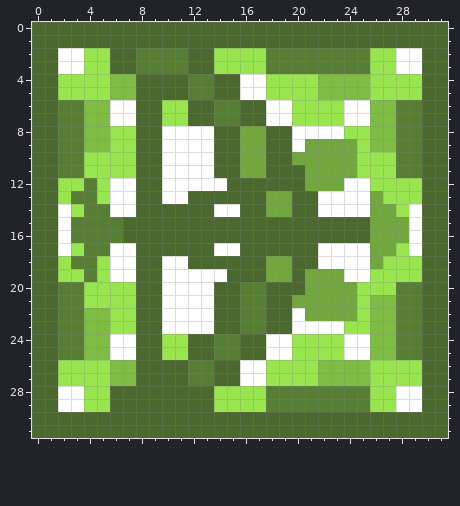
Pixel-art file, stored at aseprite files/class/druid/high/arrows.ase. Above, as it was before the edit.
32x32 pixels, 1 frame.
After:
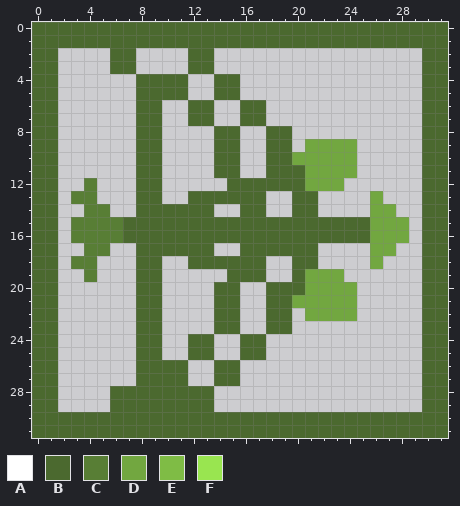
Palette (. is transparent): A #ffffff  B #4b692f  C #587e35  D #72a740  E #7fbc45  F #99e550
The exact change:
The edit erases colour A in rows 2 to 3 at x 2 to 3 and 28 to 29; in rows 4 to 5 at x 16 to 17; in rows 6 to 7 at x 6 to 7, 18 to 19 and 24 to 25; in row 8 at x 10 to 13 and 20 to 23; in row 9 at x 10 to 13 and 20; in rows 10 to 11 at x 10 to 13.
The edit erases colour A in row 12 at x 6 to 7, 10 to 14 and 24 to 25; in row 13 at x 6 to 7, 10 to 11 and 22 to 25; in row 14 at x 2, 6 to 7, 14 to 15, 22 to 25 and 29; in rows 15 to 16 at x 2 and 29; in row 17 at x 2, 6 to 7, 14 to 15, 22 to 25 and 29; in row 18 at x 6 to 7, 10 to 11 and 22 to 25.
The edit erases colour A in row 19 at x 6 to 7, 10 to 14 and 24 to 25; in rows 20 to 21 at x 10 to 13; in row 22 at x 10 to 13 and 20; in row 23 at x 10 to 13 and 20 to 23; in rows 24 to 25 at x 6 to 7, 18 to 19 and 24 to 25; in rows 26 to 27 at x 16 to 17.
The edit erases colour A in rows 28 to 29 at x 2 to 3 and 28 to 29.
The edit erases colour C in rows 2 to 3 at x 8 to 11 and 18 to 25; in rows 4 to 5 at x 12 to 13; in rows 6 to 7 at x 2 to 3, 14 to 15 and 28 to 29; in rows 8 to 11 at x 2 to 3 and 28 to 29; in rows 20 to 23 at x 2 to 3, 16 to 17 and 28 to 29; in rows 24 to 25 at x 2 to 3, 14 to 15 and 28 to 29.
The edit erases colour C in rows 26 to 27 at x 12 to 13; in rows 28 to 29 at x 18 to 25.
The edit erases colour D in rows 8 to 11 at x 16 to 17; in rows 13 to 14 at x 18 to 19; in rows 18 to 19 at x 18 to 19.
The edit erases colour E in rows 4 to 5 at x 6 to 7 and 22 to 25; in rows 6 to 9 at x 4 to 5 and 26 to 27; in row 21 at x 26 to 27; in rows 22 to 25 at x 4 to 5 and 26 to 27; in rows 26 to 27 at x 6 to 7 and 22 to 25.
The edit erases colour F in rows 2 to 3 at x 4 to 5, 14 to 17 and 26 to 27; in rows 4 to 5 at x 2 to 5, 18 to 21 and 26 to 29; in rows 6 to 7 at x 10 to 11 and 20 to 23; in row 8 at x 6 to 7 and 24 to 25; in row 9 at x 6 to 7 and 25; in rows 10 to 11 at x 4 to 7 and 25 to 27.
The edit erases colour F in row 12 at x 2 to 3, 5 and 26 to 29; in row 13 at x 2, 5 and 27 to 29; in row 14 at x 3 and 28; in row 17 at x 3 and 28; in row 18 at x 2, 5 and 27 to 29; in row 19 at x 2 to 3, 5 and 26 to 29.
The edit erases colour F in row 20 at x 4 to 7 and 25 to 27; in row 21 at x 4 to 7 and 25; in row 22 at x 6 to 7 and 25; in row 23 at x 6 to 7 and 24 to 25; in rows 24 to 25 at x 10 to 11 and 20 to 23; in rows 26 to 27 at x 2 to 5, 18 to 21 and 26 to 29.
The edit erases colour F in rows 28 to 29 at x 4 to 5, 14 to 17 and 26 to 27.
Where, in picture pixels (left, top, right, bottom), the same in both pictures:
erased: (58, 48, 422, 412)
